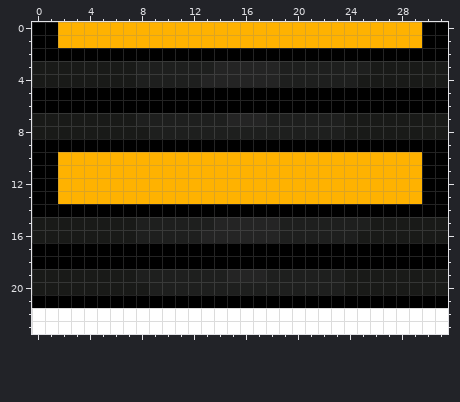
File history of a pixel-art sprite, resources/road_bottom.png. The first picture shows the starting point.
The file is 32x24 pixels. Colours within 5 levels of each other are drawn and written as one.
Now the later version:
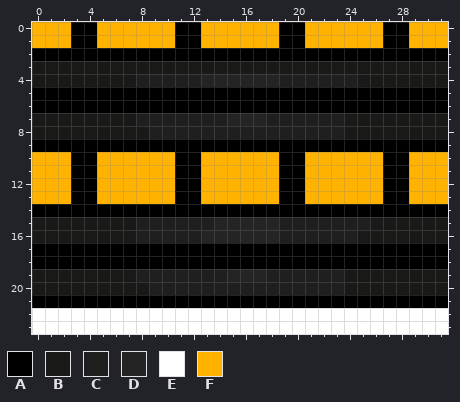
Palette (. is transparent): A #000000  B #191a18  C #1e1f1e  D #242424  E #ffffff  F #ffb200
Commit: Update road tiles to have more accurate lane markings
Edits made:
The author changed colour F to colour A in rows 0 to 1 at x 3 to 4, 11 to 12, 19 to 20 and 27 to 28; in rows 10 to 13 at x 3 to 4, 11 to 12, 19 to 20 and 27 to 28.
The author changed colour C to colour B in row 3 at x 8 to 13 and 19 to 25.
The author changed colour D to colour B in row 3 at x 14 to 18.
The author changed colour A to colour F in rows 0 to 1 at x 0 to 1 and 30 to 31; in rows 10 to 13 at x 0 to 1 and 30 to 31.
